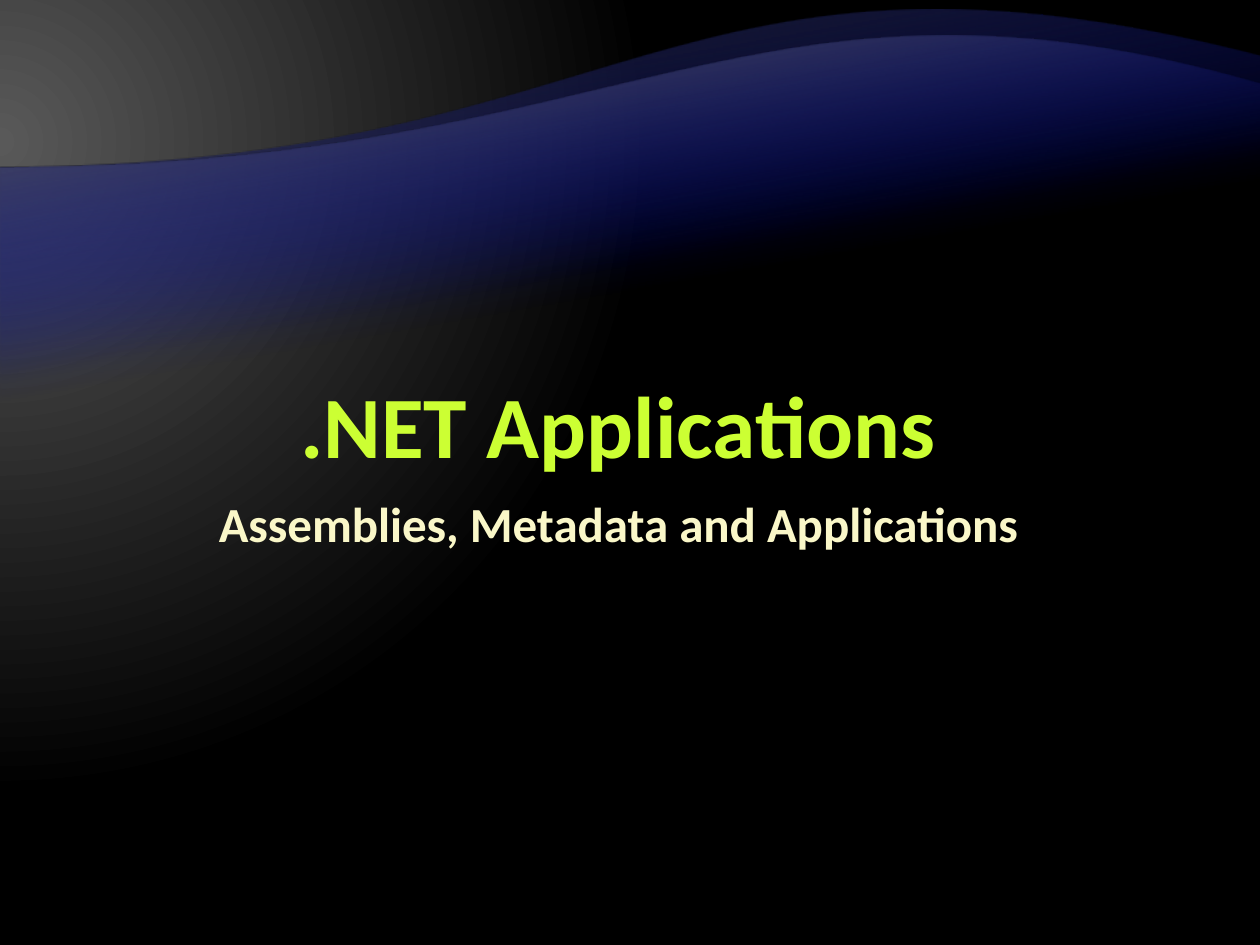
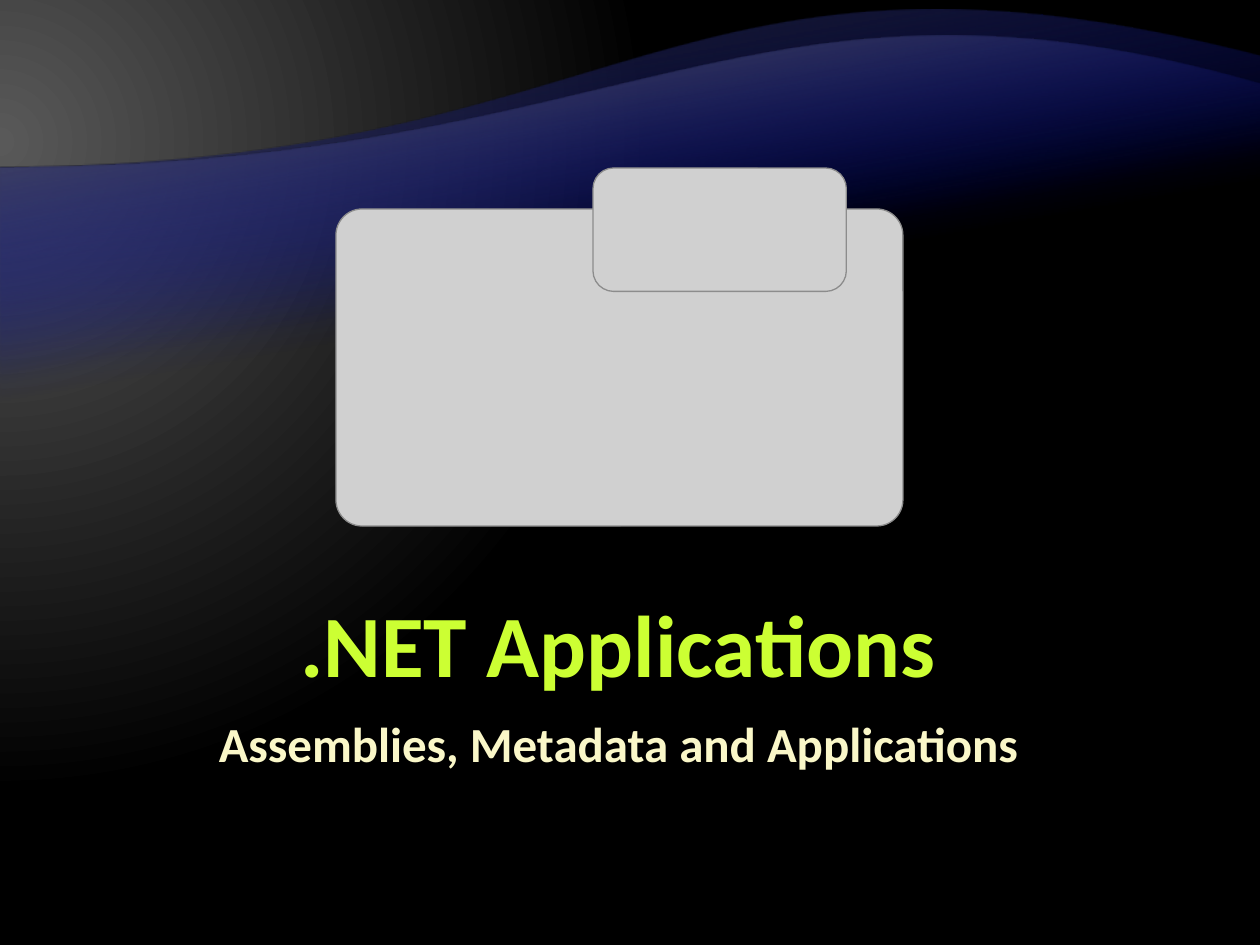
Before and after one commit to Graveheart/aspnetcourse, a slide deck: slide 31 of lectures/1. .NET Framework Overview.pptx. Drawn at 1260x945 pixels with LibreOffice and Linux fonts; fonts in the diff are those of the drawing; grey boxes stand for pictures; background and template pictures are left out. Boxes give left, top, right and bottom in pixels: in the first picture for what was removed or moved away, otherwise in the second. Text is boxed around its words. In the diff, an @@ line names an element or a change of style, - is before the commit and + after.

```diff
--- a/lectures/1. .NET Framework Overview.pptx
+++ b/lectures/1. .NET Framework Overview.pptx
@@ picture added at (593,168,847,291) @@
@@ picture added at (336,209,903,527) @@
@@ title ".NET Applications": place and size @@
-title ".NET Applications" at (300,396,935,472)
+title ".NET Applications" at (300,615,935,691)
@@ subtitle "Assemblies, Metadata and Applications": place and size @@
-subtitle "Assemblies, Metadata and Applications" at (219,507,1018,550)
+subtitle "Assemblies, Metadata and Applications" at (219,727,1018,770)
```
Also in this commit, not shown: 20 other slides changed.
